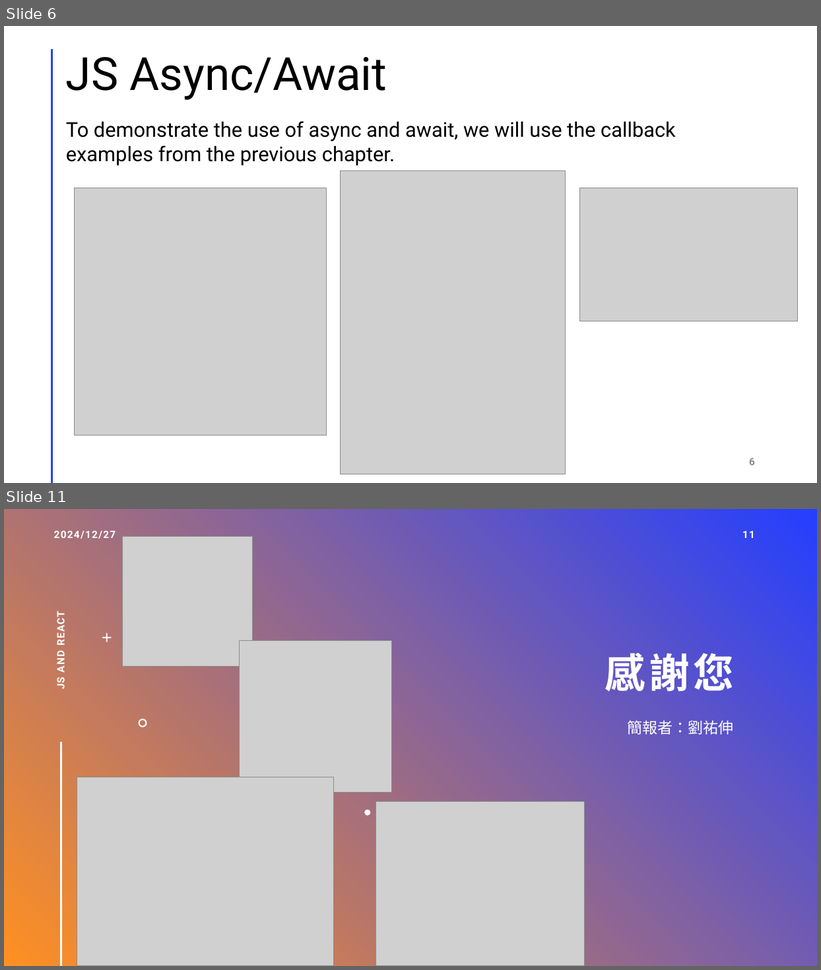
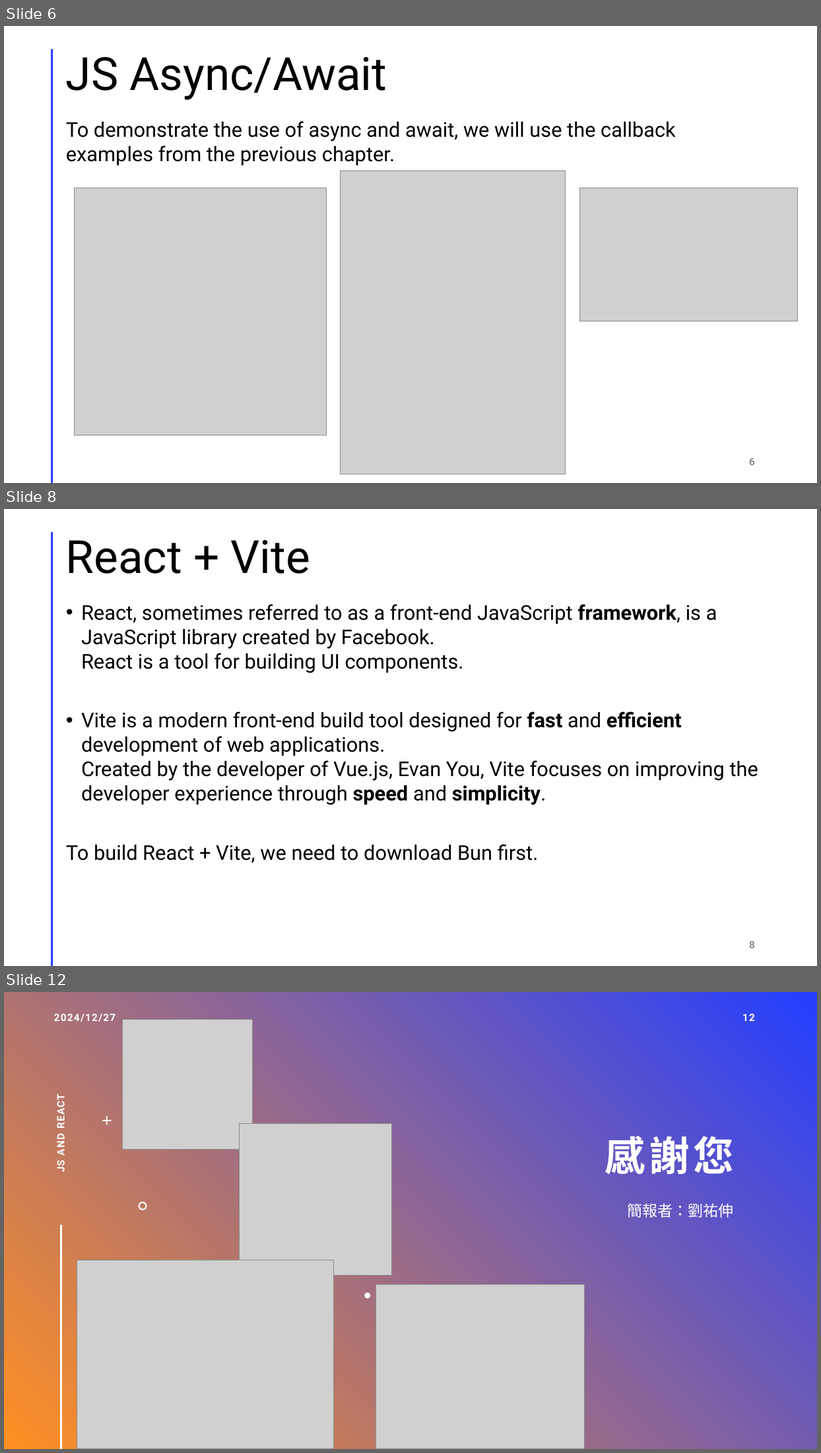
Before and after one commit to one030914/front-end-in-class, a slide deck: week15/report.pptx. Shown one above the other, each under a label of ours: slides 6 and 11 before the commit, slides 6, 8 and 12 after it; the slides between them are not shown. The pictures are 821x970 and 821x1453 pixels, drawn with LibreOffice and Linux fonts; fonts in the diff are those of the drawing; grey boxes stand for pictures. Boxes give left, top, right and bottom in pixels: in the first picture for what was removed or moved away, otherwise in the second. Text is boxed around its words. In the diff, an @@ line names an element or a change of style, - is before the commit and + after.

Commit message:
front-end

```diff
--- a/week15/report.pptx
+++ b/week15/report.pptx
@@ slide 8 added at [4,509,817,966], background #FFFFFF; not listed: 1 template element that a slide beside it also shows @@
@@ title added at [66,540,310,574], 54 pt, text #000000 @@
+React + Vite
@@ text added at [66,604,758,863], 24 pt, text #000000 @@
+• React, sometimes referred to as a front-end JavaScript framework, is a JavaScript library created by Facebook.
+  React is a tool for building UI components.
+• Vite is a modern front-end build tool designed for fast and efficient development of web applications.
+  Created by the developer of Vue.js, Evan You, Vite focuses on improving the developer experience through speed and simplicity.
+To build React + Vite, we need to download Bun first.
@@ page number added at [749,941,755,949], 12 pt, text #8C8C8C, bold @@
+8
@@ what was slide 11 is now slide 12 @@
@@ page number at [743,1014,755,1021]: text changed @@
-11
+12
```
Also in this commit, not shown: 3 slides changed, 2 other slides added, 2 slides removed, 1 other file.
